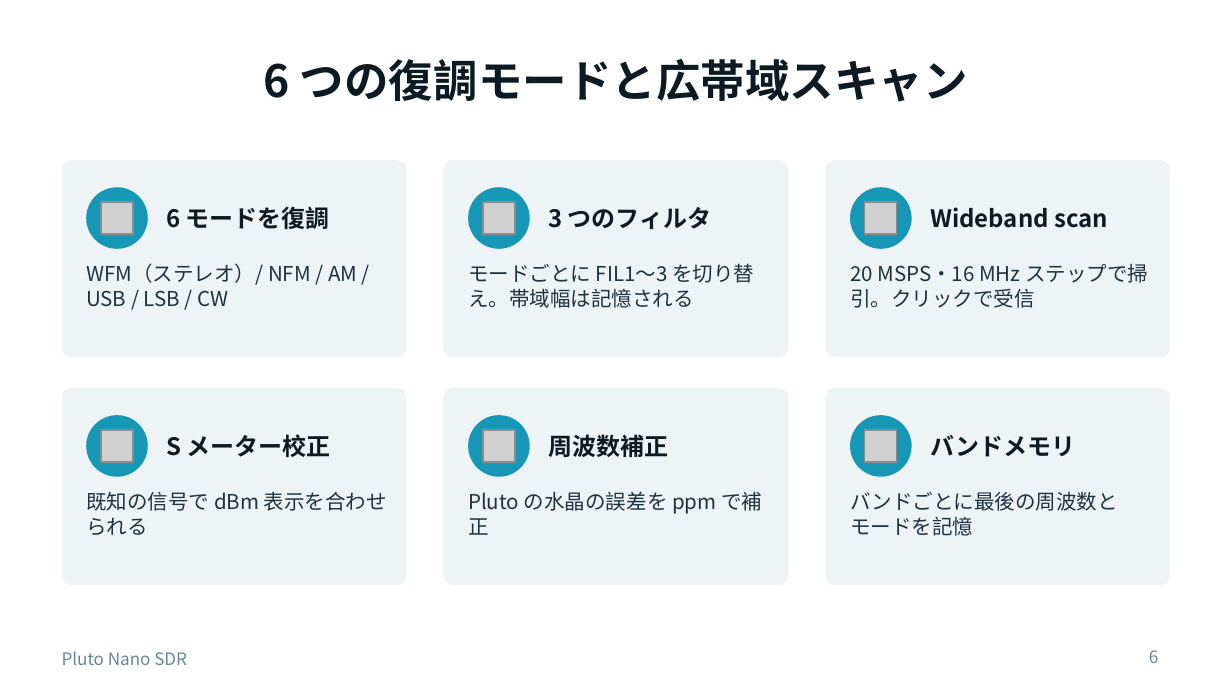
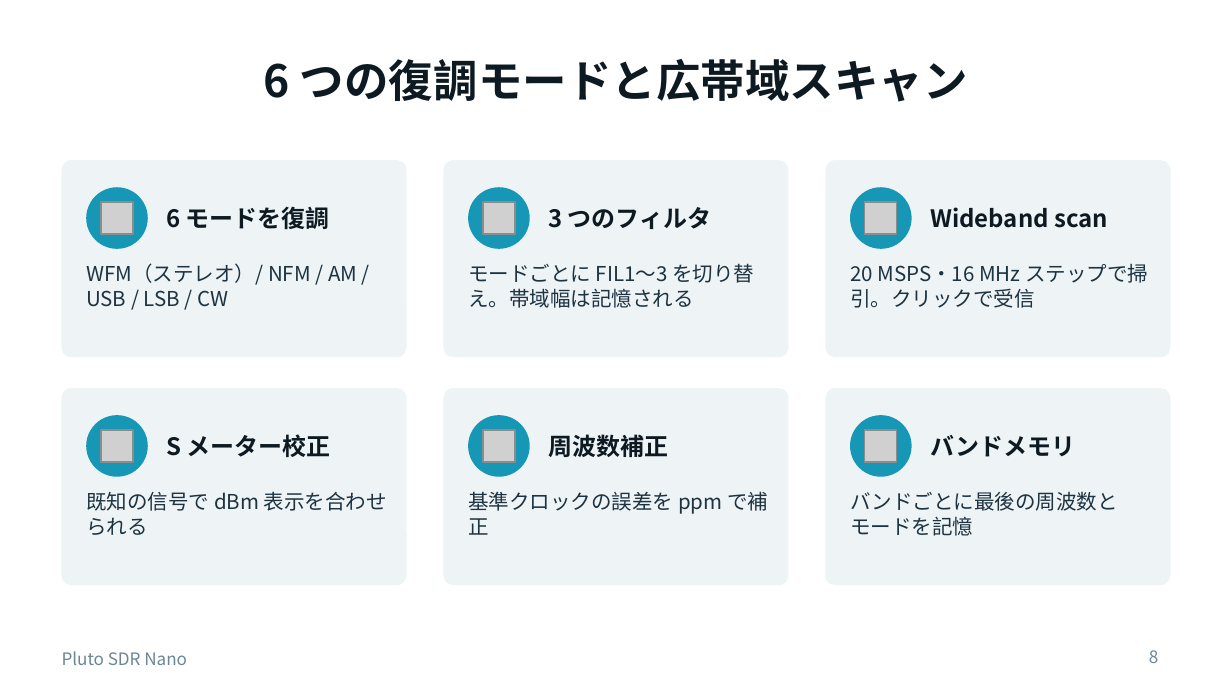
Before and after one commit to pokibon3/PlutoNano, a slide deck: slide 8 of docs/PlutoNano_presentation.pptx (slide 6 before the commit). Drawn at 1232x693 pixels with LibreOffice and Linux fonts; fonts in the diff are those of the drawing; grey boxes stand for pictures. Boxes give left, top, right and bottom in pixels: in the first picture for what was removed or moved away, otherwise in the second. Text is boxed around its words. In the diff, an @@ line names an element or a change of style, - is before the commit and + after.

```diff
--- a/docs/PlutoNano_presentation.pptx
+++ b/docs/PlutoNano_presentation.pptx
@@ text at [468,491,768,535]: text changed @@
-Pluto の水晶の誤差を ppm で補正
+基準クロックの誤差を ppm で補正
@@ text at [62,651,187,665]: text changed @@
-Pluto Nano SDR
+Pluto SDR Nano
@@ page number at [1149,650,1159,663]: text changed @@
-6
+8
```
Also in this commit, not shown: 8 other slides changed, 2 slides added, 11 other files.
